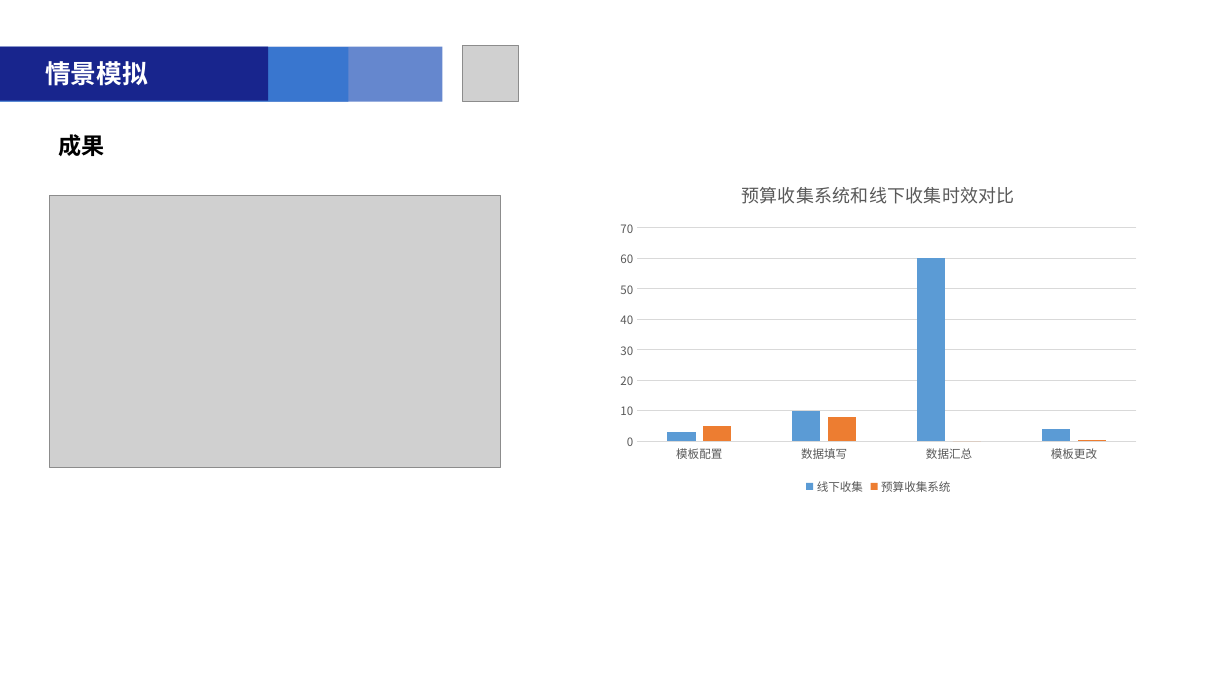
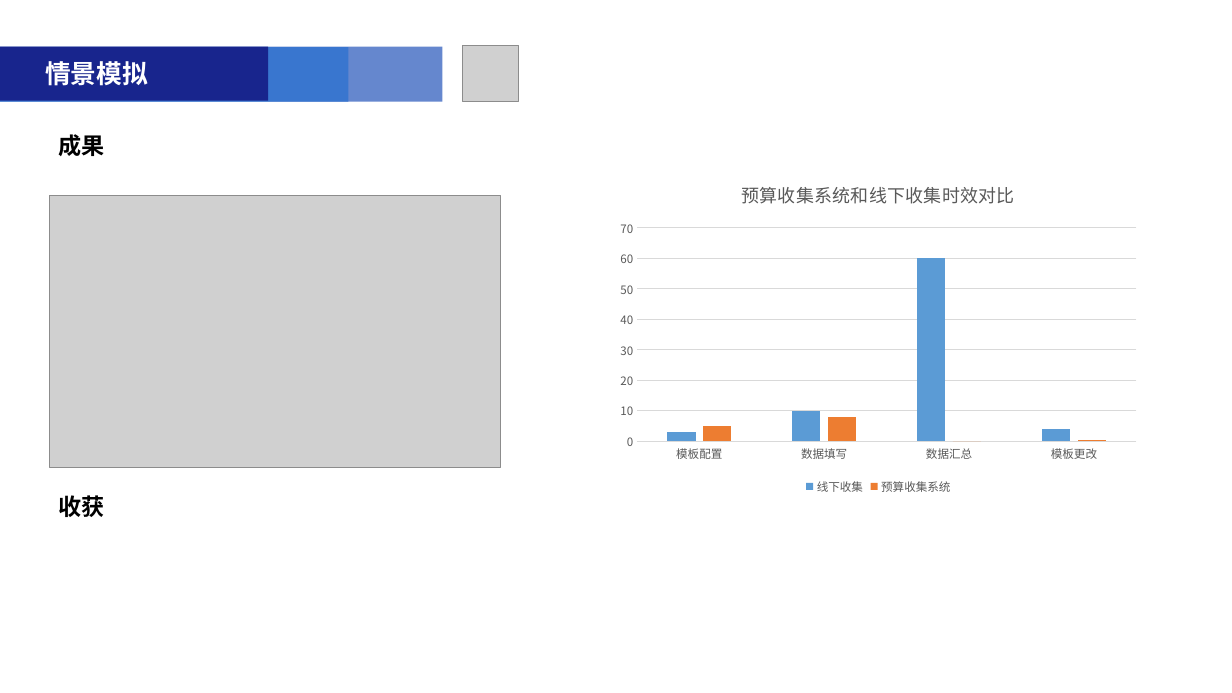
Before and after one commit to liuqiansb/zz, a slide deck: slide 6 of 附件1-2019届大学生转正汇报PPT模板2(1).pptx (slide 7 before the commit). Drawn at 1232x693 pixels with LibreOffice and Linux fonts; fonts in the diff are those of the drawing; grey boxes stand for pictures. Boxes give left, top, right and bottom in pixels: in the first picture for what was removed or moved away, otherwise in the second. Text is boxed around its words. In the diff, an @@ line names an element or a change of style, - is before the commit and + after.

```diff
--- a/附件1-2019届大学生转正汇报PPT模板2(1).pptx
+++ b/附件1-2019届大学生转正汇报PPT模板2(1).pptx
@@ text added at (x1=58, y1=495, x2=104, y2=517), 18 pt, text #000000, bold @@
+收获
```
Also in this commit, not shown: 5 other slides changed, 2 slides removed, 1 other file.
